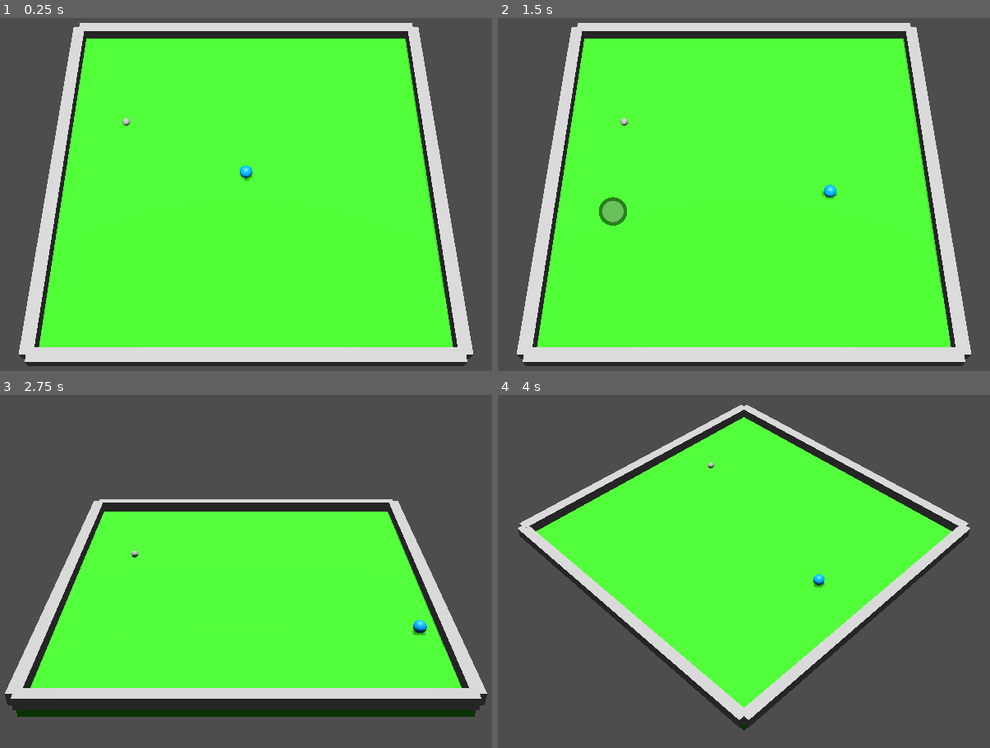
Above: before the commit, frames 1-4 (two rows, left to right).
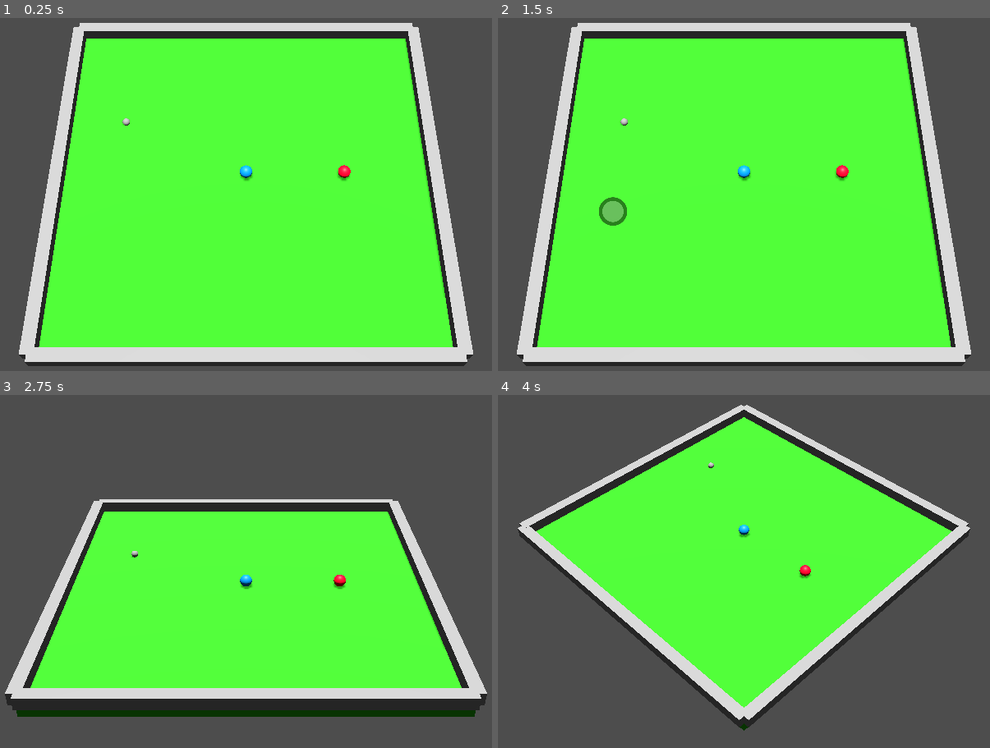
Above: after the commit, the same moments.

Repository: JakubBraz/rust_ball
Game: Godot game, scene res://main_scene.tscn
Same seed, same stepped clock (60 frames per second), same inputs: the game is played once before the commit and once after it.
Inputs (mouse positions are in pixels of both pictures, inside the frame that each line leads up to):
- Up to frame 1 (0.25 s): no input
- Up to frame 2 (1.5 s): tap Enter at 0.5 s; move the mouse to (886, 173) at 0.52 s; hold Right (ui_right) 0.53-1.28 s; hold Space (ui_select) 0.53-1.28 s; click (886, 173) at 0.67 s; move the mouse to (611, 212) at 1.27 s; hold Down (ui_down) from 1.28 s (still down); tap 1 at 1.35 s; click (611, 212) at 1.42 s
- Up to frame 3 (2.75 s): tap Space (ui_select) at 1.52, 1.55, 1.82, 2.3 s; move the mouse to (309, 490) at 2.02 s; release Down (ui_down) at 2.03 s; hold Right (ui_right) from 2.03 s (still down); hold 2 from 2.03 s (still down); click (309, 490) at 2.17 s
- Up to frame 4 (4 s): move the mouse to (709, 645) at 2.77 s; release Right (ui_right) at 2.78 s; release 2 at 2.78 s; hold Up (ui_up) 2.78-3.53 s; tap 3 at 2.85 s; click (709, 645) at 2.92 s; tap Space (ui_select) at 3.02, 3.05, 3.32, 3.77, 3.8 s; move the mouse to (940, 624) at 3.52 s; hold Left (ui_left) from 3.53 s (still down); hold 4 from 3.53 s (still down); click (940, 624) at 3.67 s

The runs differ from the first frame. In frame 1, less than 0.1% of the frame differs, in the area x 68-72%, y 41-47%; in frame 2, 0.3%, in the area x 48-72%, y 41-52%; in frame 3, 0.3%; in frame 4, 0.2%.

Commit message:
initial more than one player

Diff:
--- a/game/main_scene.gd
+++ b/game/main_scene.gd
@@ -3,6 +3,8 @@
 # todo make this value screen widht/height dependent
 const MAX_TOUCH_LEN_SCREEN = 70.0
 const TOUCH_SCALLING = 0.05
+
+var joypad_vector = Vector2()
 
 var start_touch = Vector2()
 var prev_touch = Vector2()
@@ -16,19 +18,15 @@
 	global_values = get_node("/root/GlobalValues")
 	print(global_values.player_id)
 
-# Called every frame. 'delta' is the elapsed time since the previous frame.
 func _process(delta):
-	#print("process " + str(delta))
-	#socket.put_packet("test".to_ascii_buffer())
-
-	if Input.is_action_pressed("ui_left"):
-		$player.position += Vector3(-0.15, 0.0, 0.0)
-	elif Input.is_action_pressed("ui_right"):
-		$player.position += Vector3(0.15, 0.0, 0.0)
-	elif Input.is_action_pressed("ui_up"):
-		$player.position += Vector3(0.0, 0.0, -0.15)
-	elif Input.is_action_pressed("ui_down"):
-		$player.position += Vector3(0.0, 0.0, 0.15)
+	#if Input.is_action_pressed("ui_left"):
+		#$player.position += Vector3(-0.15, 0.0, 0.0)
+	#elif Input.is_action_pressed("ui_right"):
+		#$player.position += Vector3(0.15, 0.0, 0.0)
+	#elif Input.is_action_pressed("ui_up"):
+		#$player.position += Vector3(0.0, 0.0, -0.15)
+	#elif Input.is_action_pressed("ui_down"):
+		#$player.position += Vector3(0.0, 0.0, 0.15)
 
 	if start_touch != Vector2():
 		var pos = get_viewport().get_mouse_position()
@@ -45,24 +43,26 @@
 		if d > 1:
 			print("touch ", pos)
 			prev_touch = pos
-			#var touch_vec = Vector2(pos[0] - start_touch[0], pos[1] - start_touch[1])
-			#touch_vec = touch_vec.rotated(-get_viewport().get_camera_3d().rotation[1])
 			message_id += 1
 			global_values.send_input(message_id, normalized_touch)
-			#socket.put_packet("aaa".to_ascii_buffer())
-	#if Input.is_mouse_button_pressed(MOUSE_BUTTON_LEFT):
-		#print("MOUSE PRESSED")
+
+	#if joypad_vector.length() > 0.2:
+		#message_id += 1
+		#global_values.send_input(message_id, joypad_vector)
 
 	# todo move reading packet to global_values
 	var p = global_values.socket.get_packet()
 	if len(p) > 0:
-		print("get_packet: ", p, " ", p.get_string_from_ascii())
+		print(global_values.game_time, ", get_packet: ", p, " ", p.get_string_from_ascii())
 		var player_x = p.decode_float(16);
 		var player_y = p.decode_float(20);
+		var player2_x = p.decode_float(32);
+		var player2_y = p.decode_float(36);
 		var ball_x = p.decode_float(8);
 		var ball_y = p.decode_float(12);
 		#print([player_x, player_y, player_r, ball_x, ball_y, ball_r])
 		$player.position = Vector3(player_x, $player.position[1], player_y)
+		$player2.position = Vector3(player2_x, $player2.position[1], player2_y)
 		$ball.position = Vector3(ball_x, $ball.position[1], ball_y)
 
 
@@ -98,3 +98,10 @@
 			$Camera3D6.current = true
 		elif Input.is_key_pressed(KEY_7):
 			$Camera3D7.current = true
+	elif (event is InputEventJoypadMotion):
+		#print(event)
+		#print(Input.get_vector("move_left", "move_right", "move_forward", "move_back"))
+		if event.axis == 0:
+			joypad_vector[0] = event.axis_value
+		elif event.axis == 1:
+			joypad_vector[1] = event.axis_value
--- a/game/main_scene.tscn
+++ b/game/main_scene.tscn
@@ -8,6 +8,10 @@
 
 [sub_resource type="StandardMaterial3D" id="StandardMaterial3D_xwmn3"]
 albedo_color = Color(0, 0.558202, 0.857334, 1)
+roughness = 0.5
+
+[sub_resource type="StandardMaterial3D" id="StandardMaterial3D_c4i2w"]
+albedo_color = Color(0.982758, 0, 0.202785, 1)
 roughness = 0.5
 
 [sub_resource type="Environment" id="Environment_omubs"]
@@ -72,6 +76,12 @@
 radial_segments = 24
 rings = 24
 
+[node name="player2" type="CSGSphere3D" parent="."]
+transform = Transform3D(1, 0, 0, 0, 1, 0, 0, 0, 1, 27.8318, 1, 15)
+material_override = SubResource("StandardMaterial3D_c4i2w")
+radial_segments = 24
+rings = 24
+
 [node name="ball" type="CSGSphere3D" parent="."]
 transform = Transform3D(1, 0, 0, 0, 1, 0, 0, 0, 1, 10, 0.8, 10)
 radius = 0.3
--- /dev/null
+++ b/game/test_scene.gd
@@ -0,0 +1,37 @@
+extends Node3D
+
+var press1 = true
+var press2 = true
+var press3 = true
+
+func _ready():
+	pass # Replace with function body.
+
+
+func _process(delta):
+	#$container.position += Vector3(0.001, 0.0, 0.0)
+	if Input.is_action_pressed("ui_up") and press1:
+		print("JUMP")
+		#$RigidBody3D.add_constant_torque(Vector3(0.0, 5.0, 0.0))
+		$container/RigidBody3D.apply_torque_impulse(Vector3(5.0, 1.0, 0.0))
+		press1 = false
+	elif Input.is_action_just_released("ui_up"):
+		press1 = true
+	elif Input.is_action_pressed("ui_right") and press2:
+		print("JUMP")
+		$RigidBody3D2.apply_central_impulse(Vector3(3.0, 0.0, 0.0))
+		press2 = false
+	elif Input.is_action_just_released("ui_right"):
+		press2 = true
+	elif Input.is_action_pressed("ui_left") and press2:
+		print("JUMP")
+		$RigidBody3D2.apply_central_impulse(Vector3(-3.0, 0.0, 0.0))
+		press2 = false
+	elif Input.is_action_just_released("ui_left"):
+		press2 = true
+	elif Input.is_action_pressed("ui_select") and press3:
+		print("JUMP")
+		$container/RigidBody3D4.apply_central_impulse(Vector3(0.5, 0.0, 0.0))
+		press3 = false
+	elif Input.is_action_just_released("ui_select"):
+		press3 = true
--- /dev/null
+++ b/game/test_scene.tscn
@@ -0,0 +1,142 @@
+[gd_scene load_steps=13 format=3 uid="uid://274ifl58iqum"]
+
+[ext_resource type="Script" path="res://test_scene.gd" id="1_yu137"]
+
+[sub_resource type="ProceduralSkyMaterial" id="ProceduralSkyMaterial_6bxbe"]
+sky_horizon_color = Color(0.64625, 0.65575, 0.67075, 1)
+ground_horizon_color = Color(0.64625, 0.65575, 0.67075, 1)
+
+[sub_resource type="Sky" id="Sky_iu5o6"]
+sky_material = SubResource("ProceduralSkyMaterial_6bxbe")
+
+[sub_resource type="Environment" id="Environment_hh8ev"]
+background_mode = 2
+sky = SubResource("Sky_iu5o6")
+tonemap_mode = 2
+glow_enabled = true
+
+[sub_resource type="StandardMaterial3D" id="StandardMaterial3D_fottm"]
+albedo_color = Color(1.56425e-06, 0.628618, 0.247675, 1)
+roughness = 0.48
+
+[sub_resource type="BoxShape3D" id="BoxShape3D_7r38t"]
+
+[sub_resource type="BoxShape3D" id="BoxShape3D_85576"]
+size = Vector3(0.2, 0.2, 0.2)
+
+[sub_resource type="StandardMaterial3D" id="StandardMaterial3D_mhfaj"]
+albedo_color = Color(0.945029, 0, 0.250716, 1)
+roughness = 0.46
+
+[sub_resource type="BoxShape3D" id="BoxShape3D_8isg7"]
+size = Vector3(0.2, 0.2, 0.2)
+
+[sub_resource type="StandardMaterial3D" id="StandardMaterial3D_xfbsg"]
+albedo_color = Color(0.799532, 0.00579976, 0.281038, 1)
+roughness = 0.55
+
+[sub_resource type="BoxShape3D" id="BoxShape3D_jg8yf"]
+
+[sub_resource type="StandardMaterial3D" id="StandardMaterial3D_5xlnj"]
+albedo_color = Color(0.101634, 0.541945, 0.714548, 1)
+roughness = 0.51
+
+[node name="Node3D" type="Node3D"]
+script = ExtResource("1_yu137")
+
+[node name="WorldEnvironment" type="WorldEnvironment" parent="."]
+environment = SubResource("Environment_hh8ev")
+
+[node name="DirectionalLight3D" type="DirectionalLight3D" parent="."]
+transform = Transform3D(-0.866023, -0.433016, 0.250001, 0, 0.499998, 0.866027, -0.500003, 0.749999, -0.43301, 14.0459, 48.6563, -24.3279)
+shadow_enabled = true
+
+[node name="CSGBox3D" type="CSGBox3D" parent="."]
+transform = Transform3D(5.875, 0, 0, 0, 0.5, 0, 0, 0, 5.875, 0, 0, 0)
+use_collision = true
+
+[node name="Camera3D" type="Camera3D" parent="."]
+transform = Transform3D(1, 0, 0, 0, 0.866025, 0.5, 0, -0.5, 0.866025, 0, 7.415, 7.411)
+
+[node name="ConeTwistJoint3D" type="ConeTwistJoint3D" parent="."]
+transform = Transform3D(1, 0, 0, 0, 1, 0, 0, 0, 1, 0.77125, 4.24745, 0)
+node_a = NodePath("../RigidBody3D2")
+node_b = NodePath("../RigidBody3D3")
+
+[node name="RigidBody3D2" type="RigidBody3D" parent="."]
+transform = Transform3D(1, 0, 0, 0, 1, 0, 0, 0, 1, 0.82579, 2.37108, 0)
+
+[node name="CSGBox3D2" type="CSGBox3D" parent="RigidBody3D2"]
+material_override = SubResource("StandardMaterial3D_fottm")
+
+[node name="CollisionShape3D" type="CollisionShape3D" parent="RigidBody3D2"]
+shape = SubResource("BoxShape3D_7r38t")
+
+[node name="RigidBody3D3" type="RigidBody3D" parent="."]
+transform = Transform3D(1, 0, 0, 0, 1, 0, 0, 0, 1, 0.764312, 5.42314, 0)
+
+[node name="CollisionShape3D" type="CollisionShape3D" parent="RigidBody3D3"]
+shape = SubResource("BoxShape3D_85576")
+
+[node name="CSGBox3D" type="CSGBox3D" parent="RigidBody3D3"]
+material_override = SubResource("StandardMaterial3D_mhfaj")
+size = Vector3(0.2, 0.2, 0.2)
+
+[node name="container" type="Node3D" parent="."]
+
+[node name="RigidBody3D4" type="RigidBody3D" parent="container"]
+transform = Transform3D(1, 0, 0, 0, 1, 0, 0, 0, 1, -0.598993, 4.0646, 0)
+mass = 0.2
+
+[node name="CollisionShape3D" type="CollisionShape3D" parent="container/RigidBody3D4"]
+shape = SubResource("BoxShape3D_8isg7")
+
+[node name="CSGBox3D" type="CSGBox3D" parent="container/RigidBody3D4"]
+transform = Transform3D(0.2, 0, 0, 0, 0.2, 0, 0, 0, 0.2, 0, 0, 0)
+material_override = SubResource("StandardMaterial3D_xfbsg")
+
+[node name="RigidBody3D5" type="RigidBody3D" parent="container"]
+transform = Transform3D(1, 0, 0, 0, 1, 0, 0, 0, 1, -0.598993, 3.52176, 0)
+mass = 0.2
+
+[node name="CollisionShape3D" type="CollisionShape3D" parent="container/RigidBody3D5"]
+shape = SubResource("BoxShape3D_8isg7")
+
+[node name="CSGBox3D" type="CSGBox3D" parent="container/RigidBody3D5"]
+transform = Transform3D(0.2, 0, 0, 0, 0.2, 0, 0, 0, 0.2, 0, 0, 0)
+material_override = SubResource("StandardMaterial3D_xfbsg")
+
+[node name="RigidBody3D6" type="RigidBody3D" parent="container"]
+transform = Transform3D(1, 0, 0, 0, 1, 0, 0, 0, 1, -0.598993, 2.85702, 0)
+mass = 0.2
+
+[node name="CollisionShape3D" type="CollisionShape3D" parent="container/RigidBody3D6"]
+shape = SubResource("BoxShape3D_8isg7")
+
+[node name="CSGBox3D" type="CSGBox3D" parent="container/RigidBody3D6"]
+transform = Transform3D(0.2, 0, 0, 0, 0.2, 0, 0, 0, 0.2, 0, 0, 0)
+material_override = SubResource("StandardMaterial3D_xfbsg")
+
+[node name="RigidBody3D" type="RigidBody3D" parent="container"]
+transform = Transform3D(1, 0, 0, 0, 1, 0, 0, 0, 1, -0.67981, 1.543, 0)
+
+[node name="CollisionShape3D" type="CollisionShape3D" parent="container/RigidBody3D"]
+shape = SubResource("BoxShape3D_jg8yf")
+
+[node name="CSGBox3D" type="CSGBox3D" parent="container/RigidBody3D"]
+material_override = SubResource("StandardMaterial3D_5xlnj")
+
+[node name="Generic6DOFJoint3D" type="Generic6DOFJoint3D" parent="container"]
+transform = Transform3D(1, 0, 0, 0, 1, 0, 0, 0, 1, -0.580756, 3.83045, 0)
+node_a = NodePath("../RigidBody3D4")
+node_b = NodePath("../RigidBody3D5")
+
+[node name="Generic6DOFJoint3D2" type="Generic6DOFJoint3D" parent="container"]
+transform = Transform3D(1, 0, 0, 0, 1, 0, 0, 0, 1, -0.639856, 3.21942, 0)
+node_a = NodePath("../RigidBody3D5")
+node_b = NodePath("../RigidBody3D6")
+
+[node name="Generic6DOFJoint3D3" type="Generic6DOFJoint3D" parent="container"]
+transform = Transform3D(1, 0, 0, 0, 1, 0, 0, 0, 1, -0.590871, 2.4674, 0)
+node_a = NodePath("../RigidBody3D6")
+node_b = NodePath("../RigidBody3D")
Not shown, added: game/export_presets.cfg
Not shown: 1 places in game/main_scene.tscn that only renumber resources
Not shown, changed: rust/game/Cargo.lock
Not shown, changed: rust/game/src/main.rs
Not shown, changed: rust/game_logic/Cargo.toml
Not shown, changed: rust/game_logic/src/game_state.rs
Not shown, changed: rust/game_logic/src/main.rs
Not shown, changed: rust/game_logic/src/physics.rs
Not shown, changed: rust/game_logic/src/players_state.rs
